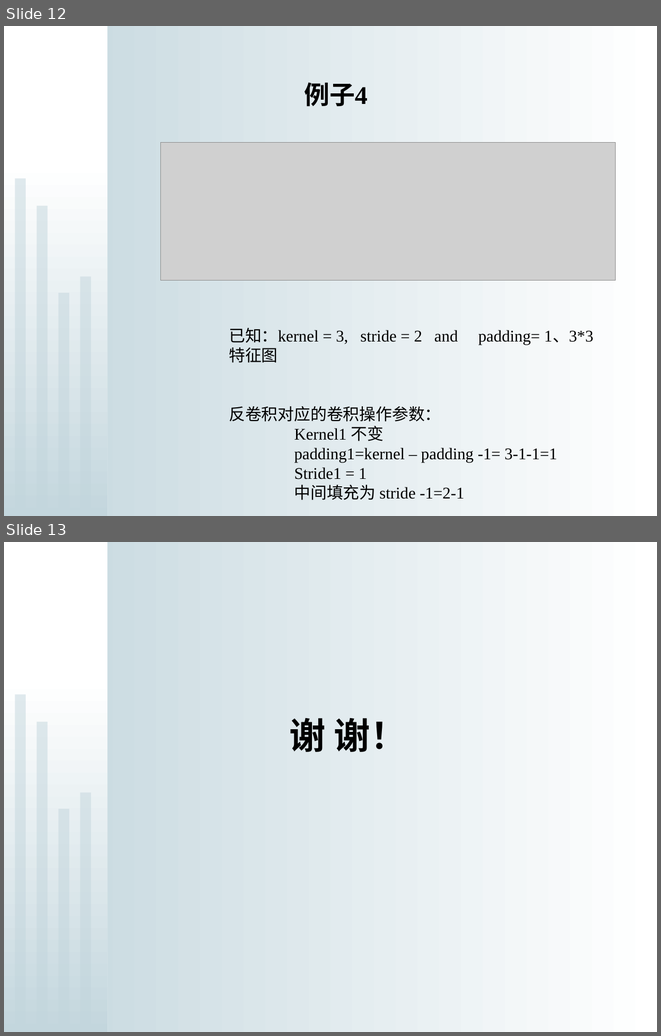
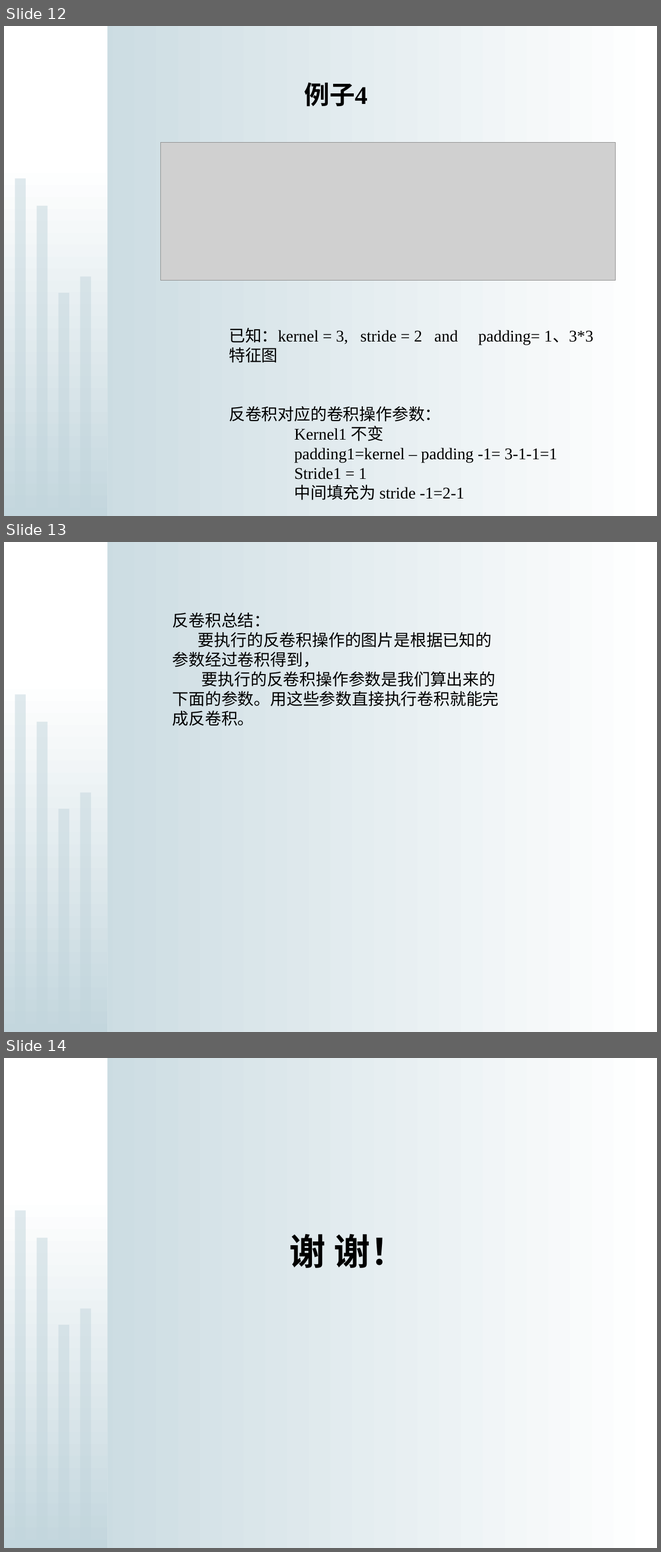
Before and after one commit to tangzhenjie/FCN16S, a slide deck: ppt/振杰近期汇报.pptx. Shown one above the other, each under a label of ours: slides 12 and 13 before the commit, slides 12, 13 and 14 after it. The pictures are 661x1036 and 661x1552 pixels, drawn with LibreOffice and Linux fonts; fonts in the diff are those of the drawing; grey boxes stand for pictures; background and template pictures are left out. Boxes give left, top, right and bottom in pixels: in the first picture for what was removed or moved away, otherwise in the second. Text is boxed around its words. In the diff, an @@ line names an element or a change of style, - is before the commit and + after.

Commit message:
网络结构部分构建完成

```diff
--- a/ppt/振杰近期汇报.pptx
+++ b/ppt/振杰近期汇报.pptx
@@ slide 13 added at bbox=[4, 542, 657, 1032], background gradient #C3D6DD to #FFFFFF; not listed: 6 template elements that a slide beside it also shows @@
@@ text added at bbox=[173, 612, 499, 726], 18 pt, text #000000 @@
+反卷积总结：
+要执行的反卷积操作的图片是根据已知的参数经过卷积得到，
+要执行的反卷积操作参数是我们算出来的下面的参数。用这些参数直接执行卷积就能完成反卷积。
@@ what was slide 13 is now slide 14 @@
```
Also in this commit, not shown: 2 other files.
